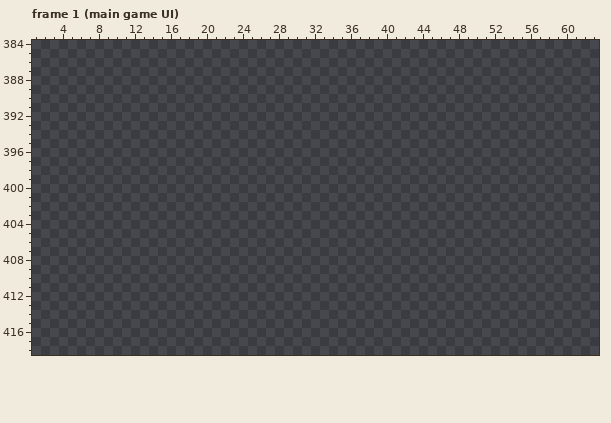
Pixel-art file: Assets/Textures/UI/UI Atlas.aseprite. Above, as it was before the edit.
500x494 pixels, 5 frames. Pixels under 10% opacity are left out. Shown: frame 1 (main game UI): x 1..63, y 384..418. The commit also changed other frames or places, which this record leaves out.
Now the later version:
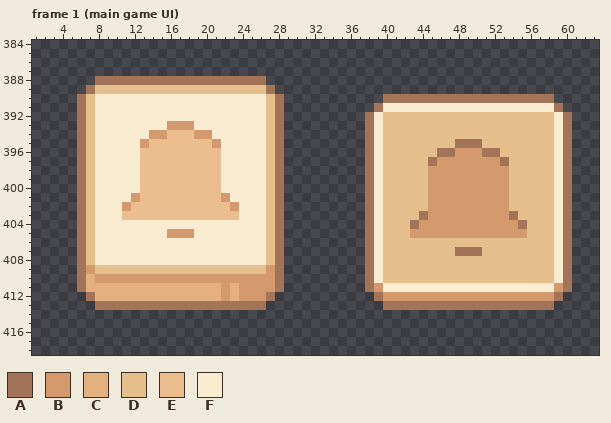
Palette (. is transparent): A #a37457  B #d49a6e  C #e4b17e  D #e5c08d  E #ebbd8f  F #f9ecd0
Changes in this commit:
Frame 1 (main game UI), layer "Layer 1":
y 388: x 8..26 ................... -> AAAAAAAAAAAAAAAAAAA
y 389: x 7..27 ..................... -> ADDDDDDDDDDDDDDDDDDDA
y 390: x 6..28 ....................... -> ADFFFFFFFFFFFFFFFFFFFDA; x 40..58 ................... -> AAAAAAAAAAAAAAAAAAA
y 391: x 6..28 ....................... -> ADFFFFFFFFFFFFFFFFFFFDA; x 39..59 ..................... -> AFFFFFFFFFFFFFFFFFFFA
y 392: x 6..28 ....................... -> ADFFFFFFFFFFFFFFFFFFFDA; x 38..60 ....................... -> AFDDDDDDDDDDDDDDDDDDDFA
y 393: x 6..28 ....................... -> ADFFFFFFFFBBBFFFFFFFFDA; x 38..60 ....................... -> AFDDDDDDDDDDDDDDDDDDDFA
y 394: x 6..28 ....................... -> ADFFFFFFBBEEEBBFFFFFFDA; x 38..60 ....................... -> AFDDDDDDDDDDDDDDDDDDDFA
y 395: x 6..28 ....................... -> ADFFFFFBEEEEEEEBFFFFFDA; x 38..60 ....................... -> AFDDDDDDDDAAADDDDDDDDFA
y 396: x 6..28 ....................... -> ADFFFFFEEEEEEEEEFFFFFDA; x 38..60 ....................... -> AFDDDDDDAABBBAADDDDDDFA
y 397: x 6..28 ....................... -> ADFFFFFEEEEEEEEEFFFFFDA; x 38..60 ....................... -> AFDDDDDABBBBBBBADDDDDFA
y 398..400: x 6..28 ....................... -> ADFFFFFEEEEEEEEEFFFFFDA; x 38..60 ....................... -> AFDDDDDBBBBBBBBBDDDDDFA
y 401: x 6..28 ....................... -> ADFFFFBEEEEEEEEEBFFFFDA; x 38..60 ....................... -> AFDDDDDBBBBBBBBBDDDDDFA
y 402: x 6..28 ....................... -> ADFFFBEEEEEEEEEEEBFFFDA; x 38..60 ....................... -> AFDDDDDBBBBBBBBBDDDDDFA
y 403: x 6..28 ....................... -> ADFFFEEEEEEEEEEEEEFFFDA; x 38..60 ....................... -> AFDDDDABBBBBBBBBADDDDFA
y 404: x 6..28 ....................... -> ADFFFFFFFFFFFFFFFFFFFDA; x 38..60 ....................... -> AFDDDABBBBBBBBBBBADDDFA
y 405: x 6..28 ....................... -> ADFFFFFFFFBBBFFFFFFFFDA; x 38..60 ....................... -> AFDDDBBBBBBBBBBBBBDDDFA
y 406: x 6..28 ....................... -> ADFFFFFFFFFFFFFFFFFFFDA; x 38..60 ....................... -> AFDDDDDDDDDDDDDDDDDDDFA
y 407: x 6..28 ....................... -> ADFFFFFFFFFFFFFFFFFFFDA; x 38..60 ....................... -> AFDDDDDDDDAAADDDDDDDDFA
y 408: x 6..28 ....................... -> ADFFFFFFFFFFFFFFFFFFFDA; x 38..60 ....................... -> AFDDDDDDDDDDDDDDDDDDDFA
y 409: x 6..28 ....................... -> ABDDDDDDDDDDDDDDDDDDDBA; x 38..60 ....................... -> AFDDDDDDDDDDDDDDDDDDDFA
y 410: x 6..28 ....................... -> ACBBBBBBBBBBBBBBBBBBBBA; x 38..60 ....................... -> AFDDDDDDDDDDDDDDDDDDDFA
y 411: x 6..28 ....................... -> ACCCCCCCCCCCCCCCBCBBBBA; x 38..60 ....................... -> ABFFFFFFFFFFFFFFFFFFFBA
y 412: x 7..27 ..................... -> ACCCCCCCCCCCCCCBCBBBA; x 39..59 ..................... -> ABBBBBBBBBBBBBBBBBBBA
y 413: x 8..26 ................... -> AAAAAAAAAAAAAAAAAAA; x 40..58 ................... -> AAAAAAAAAAAAAAAAAAA
Boxes around the changes in both pictures, in picture pixels (x1, y1, x2, y2):
added: (77, 76, 284, 310)
added: (365, 94, 572, 310)
